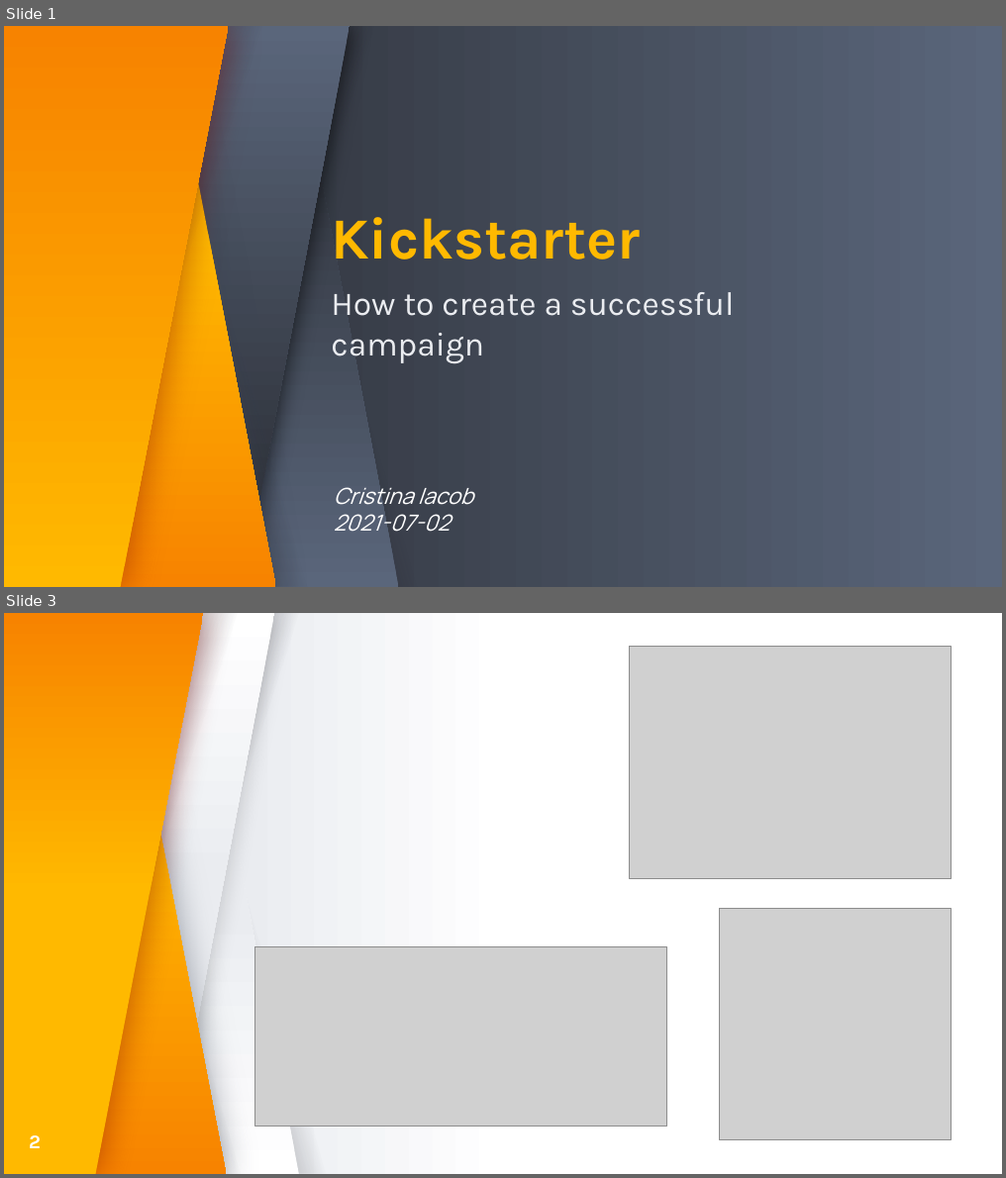
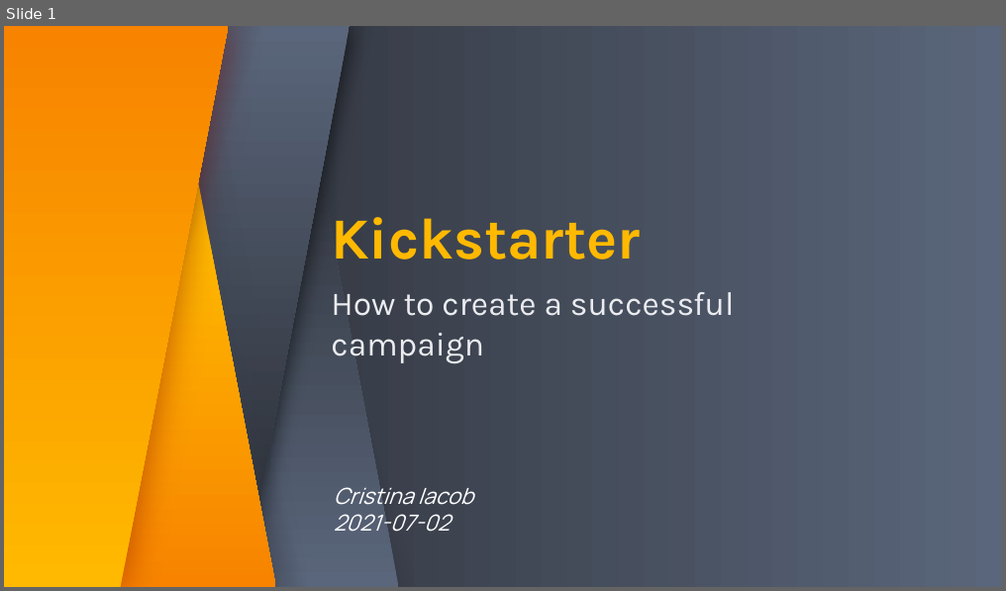
Before and after one commit to cristina-iacob/kickstarter_analysis, a slide deck: kickstarter_analysis.pptx. Shown one above the other, each under a label of ours: slides 1 and 3 before the commit, slide 1 after it; the slides between them are not shown. The pictures are 1006x1178 and 1006x591 pixels, drawn with LibreOffice and Linux fonts; fonts in the diff are those of the drawing; grey boxes stand for pictures. Boxes give left, top, right and bottom in pixels: in the first picture for what was removed or moved away, otherwise in the second. Text is boxed around its words. In the diff, an @@ line names an element or a change of style, - is before the commit and + after.

```diff
--- a/kickstarter_analysis.pptx
+++ b/kickstarter_analysis.pptx
@@ slide 3 removed at (4, 613, 1002, 1174), background gradient #FFFFFF to #EAECF0 @@
@@ freeform shape removed at (4, 613, 227, 1174) @@
@@ freeform shape removed at (4, 613, 204, 1174) @@
@@ parallelogram removed at (7, 613, 237, 1173) @@
@@ parallelogram removed at (26, 613, 255, 1173) @@
@@ parallelogram removed at (45, 613, 274, 1173) @@
@@ parallelogram removed at (69, 613, 298, 1173) @@
@@ parallelogram removed at (69, 613, 298, 1173) @@
@@ parallelogram removed at (111, 613, 341, 1173) @@
@@ picture removed at (629, 646, 950, 878) @@
@@ picture removed at (720, 908, 951, 1140) @@
@@ picture removed at (255, 948, 666, 1126) @@
@@ text removed at (29, 1136, 41, 1149) @@
-2
```
Also in this commit, not shown: 2 slides changed, 4 slides added, 2 other slides removed.
